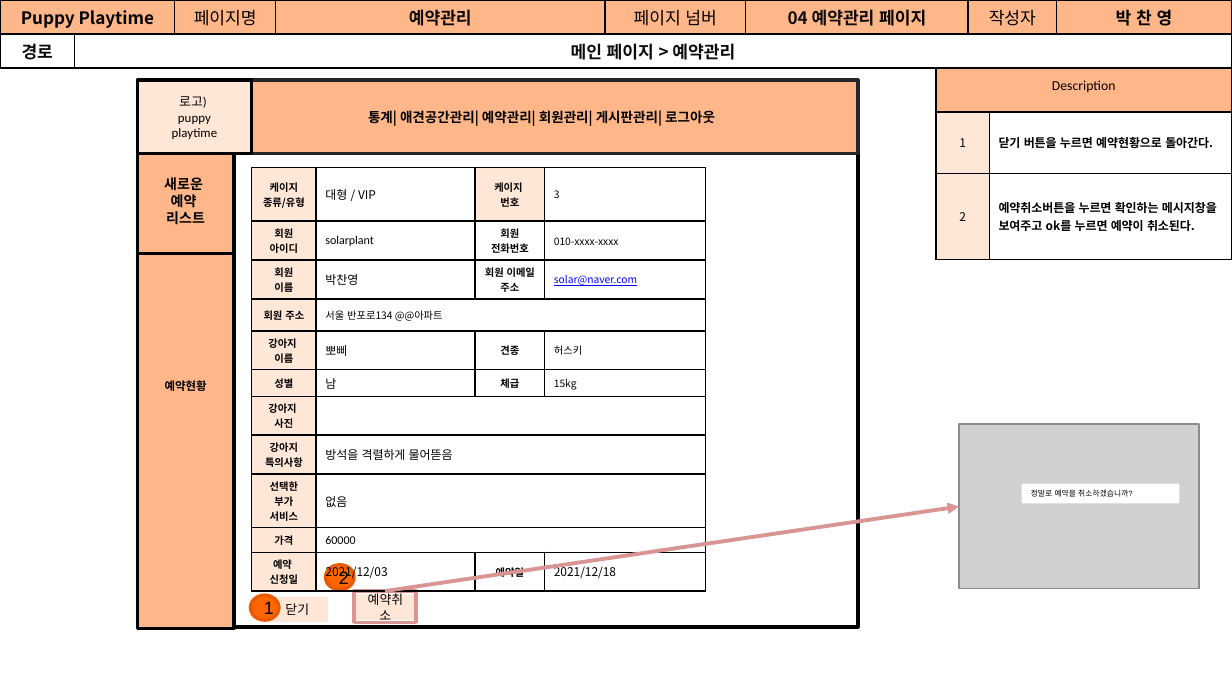
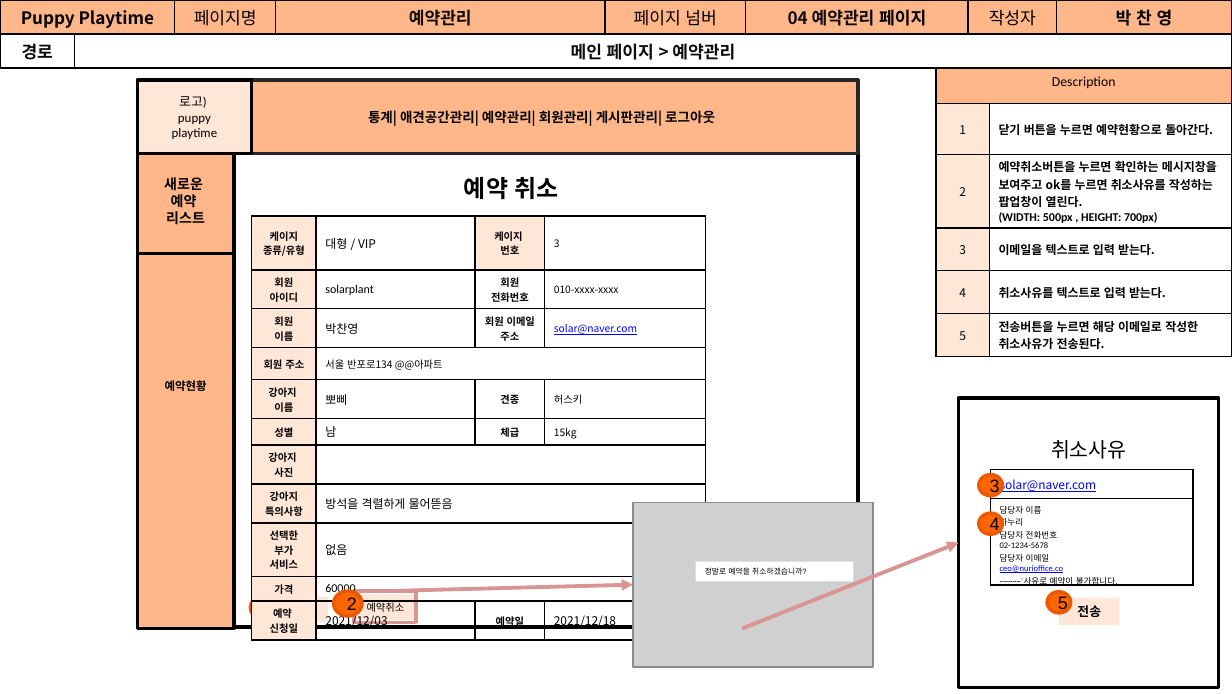
Before and after one commit to Jogging-Kim-Chaebak/PuppyPlaytime, a slide deck: slide 22 of 프로젝트 산출물/9. 스토리보드/Puppy Playtime 관리자 스토리보드.pptx. Drawn at 1232x694 pixels with LibreOffice and Linux fonts; fonts in the diff are those of the drawing; grey boxes stand for pictures. Boxes give left, top, right and bottom in pixels: in the first picture for what was removed or moved away, otherwise in the second. Text is boxed around its words. In the diff, an @@ line names an element or a change of style, - is before the commit and + after.

```diff
--- a/프로젝트 산출물/9. 스토리보드/Puppy Playtime 관리자 스토리보드.pptx
+++ b/프로젝트 산출물/9. 스토리보드/Puppy Playtime 관리자 스토리보드.pptx
@@ table at [936,60,1232,353] @@
-row 3: 2 | 예약취소버튼을 누르면 확인하는 메시지창을 보여주고 ok를 누르면 예약이 취소된다.
+row 3: 2 | 예약취소버튼을 누르면 확인하는 메시지창을 보여주고 ok를 누르면 취소사유를 작성하는 팝업창이 열린다. / (WIDTH: 500px , HEIGHT: 700px)
+row 4: 3 | 이메일을 텍스트로 입력 받는다.
+row 5: 4 | 취소사유를 텍스트로 입력 받는다.
+row 6: 5 | 전송버튼을 누르면 해당 이메일로 작성한 취소사유가 전송된다.
@@ text added at [464,177,559,199], 14 pt, text #000000, bold @@
+예약 취소
@@ table: place and size @@
-table at [251,168,705,588]
+table at [251,216,705,637]
@@ picture: place and size @@
-picture at [958,424,1199,589]
+picture at [633,501,873,667]
@@ rectangle "정말로 예약을 취소하겠습니까?": place and size @@
-rectangle "정말로 예약을 취소하겠습니까?" at [1021,483,1179,503]
+rectangle "정말로 예약을 취소하겠습니까?" at [696,562,854,582]
@@ arrow added from (742, 628) to (958, 542), #D99593 2.25 pt @@
@@ ellipse "2": place and size @@
-ellipse "2" at [325,564,354,589]
+ellipse "2" at [334,591,362,616]
@@ rectangle "예약취소" at [355,594,416,620]: size 7.5 to 6 pt @@
@@ arrow moved from (386, 591) - (958, 506) to (386, 591) - (633, 584) @@
@@ group added at [958,398,1218,687]: 3 ellipses, 2 rectangles, 1 text, 1 table @@
+취소사유
+solar@naver.com
+담당자 이름 / 하누리 / 담당자 전화번호 / 02-1234-5678 / 담당자 이메일 / ceo@nurioffice.co / ~~~~~`사유로 예약이 불가합니다.
+전송
+3
+4
+5
```
Also in this commit, not shown: 23 other slides changed, 1 slide removed, 3 other files.
